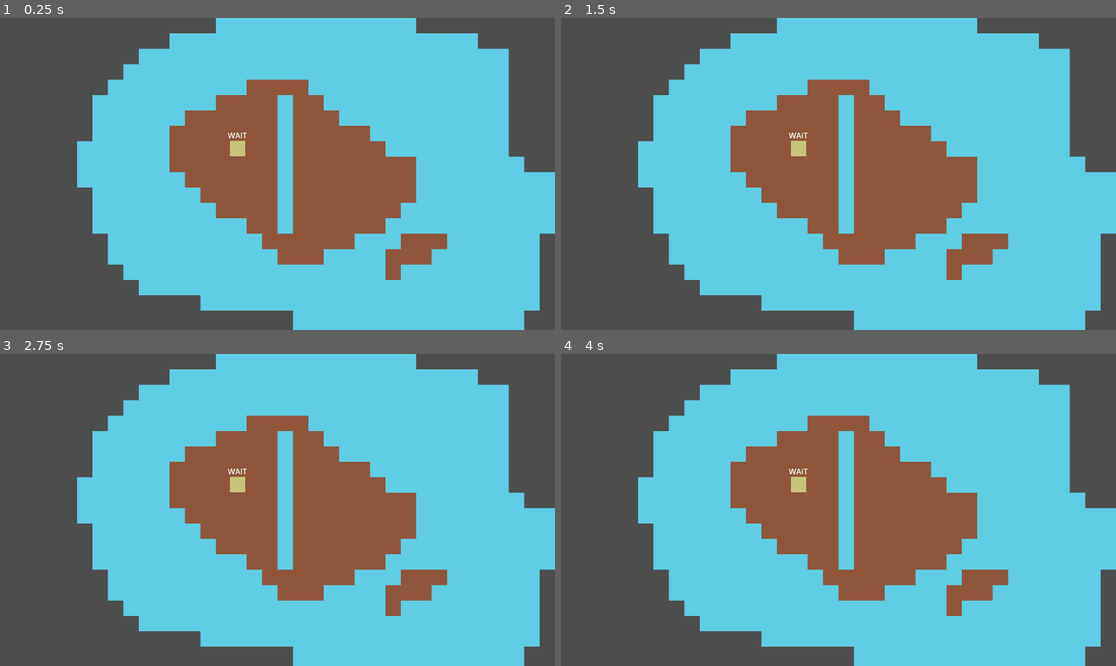
Above: before the commit, frames 1-4 (two rows, left to right).
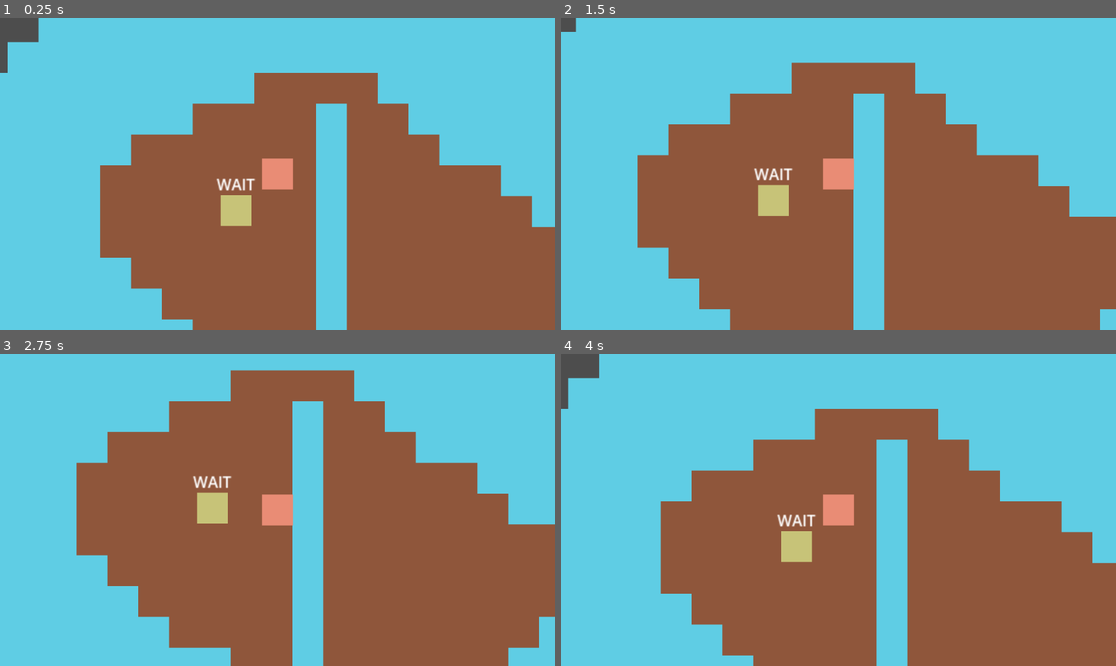
Above: after the commit, the same moments.

Repository: gentifa576/IslandSurvival
Game: Godot game, scene res://game_scene.tscn
Two runs of this game, one before a commit and one after it. Both use one fixed random seed, a clock stepped at 60 frames per second and the inputs below.
Inputs (mouse positions are in pixels of both pictures, inside the frame that each line leads up to):
- Up to frame 1 (0.25 s): no input
- Up to frame 2 (1.5 s): tap Enter at 0.5 s; move the mouse to (960, 158) at 0.52 s; hold Right (ui_right) 0.53-1.28 s; tap Space (Interact) at 0.6, 1.35 s; click (960, 158) at 0.67 s; move the mouse to (727, 189) at 1.27 s; hold Down (ui_down) from 1.28 s (still down)
- Up to frame 3 (2.75 s): move the mouse to (333, 441) at 2.02 s; release Down (ui_down) at 2.03 s; hold Right (ui_right) from 2.03 s (still down); tap Space (Interact) at 2.1 s
- Up to frame 4 (4 s): tap Space (Interact) at 2.75, 2.85, 3.6 s; move the mouse to (810, 572) at 2.77 s; release Right (ui_right) at 2.78 s; hold Up (ui_up) 2.78-3.53 s; click (810, 572) at 2.92 s; move the mouse to (1005, 556) at 3.52 s; hold Left (ui_left) from 3.53 s (still down)

The runs differ from the first frame. In frame 1, 64% of the frame differs, in the area x 0-100%, y 0-100%; in frame 2, 67%; in frame 3, 73%; in frame 4, 64%.

Commit message:
Cleanup error

Diff:
--- a/Scenes/auto_movement_component.tscn
+++ b/Scenes/auto_movement_component.tscn
@@ -4,8 +4,3 @@
 
 [node name="AutoMovementComponent" type="Node2D"]
 script = ExtResource("1_84qcd")
-
-[node name="NavigationAgent2D" type="NavigationAgent2D" parent="."]
-avoidance_enabled = true
-radius = 8.0
-debug_enabled = true
--- a/Scripts/astar_pathfinding.gd
+++ b/Scripts/astar_pathfinding.gd
@@ -19,7 +19,7 @@
 		var neighbors = [Vector2i.LEFT, Vector2i.RIGHT, Vector2i.UP, Vector2i.DOWN]
 		for neighbor in neighbors:
 			var next_cell = cell + neighbor
-			if used_cells.has(next_cell):
+			if used_cells.has(next_cell) && get_cell_tile_data(0, cell).get_custom_data("walkable") && get_cell_tile_data(0, next_cell).get_custom_data("walkable"):
 				alg.connect_points(id(cell), id(next_cell), false)
 
 func get_pathfind(start, end):
--- a/Scripts/auto_movement_component.gd
+++ b/Scripts/auto_movement_component.gd
@@ -26,11 +26,10 @@
 		is_moving = false
 		return
 
-#	target.velocity = target.position.direction_to(destination) * speed * delta
 	var next_path = destinations[0]
 	var next_path_position = target.curr_world.map_to_local(next_path)
 	target.velocity = target.position.direction_to(next_path_position).normalized() * speed * delta
-	print(target.position, " ", next_path_position, " ", target.velocity, " ", target.position.distance_to(destinations[0]))
+#	print(target.position, " ", next_path_position, " ", target.velocity, " ", target.position.distance_to(destinations[0]))
 	is_moving = true
 
 	if target.position.distance_to(next_path_position) < 1:
--- a/game_scene.tscn
+++ b/game_scene.tscn
@@ -1,6 +1,7 @@
-[gd_scene load_steps=3 format=3 uid="uid://c05dns70kx3kv"]
+[gd_scene load_steps=4 format=3 uid="uid://c05dns70kx3kv"]
 
 [ext_resource type="PackedScene" uid="uid://cb3y0bw1vq1ct" path="res://Scenes/world.tscn" id="1_esoee"]
+[ext_resource type="PackedScene" uid="uid://cpldkwuc1mt1a" path="res://Scenes/player.tscn" id="2_jtc5r"]
 [ext_resource type="PackedScene" uid="uid://b5prxw020l8d3" path="res://Scenes/npc.tscn" id="3_5xqrj"]
 
 [node name="GameScene" type="Node2D"]
@@ -10,3 +11,6 @@
 [node name="NPC" parent="." node_paths=PackedStringArray("curr_world") instance=ExtResource("3_5xqrj")]
 position = Vector2(493, 271)
 curr_world = NodePath("../World")
+
+[node name="Player" parent="." instance=ExtResource("2_jtc5r")]
+position = Vector2(536, 233)
